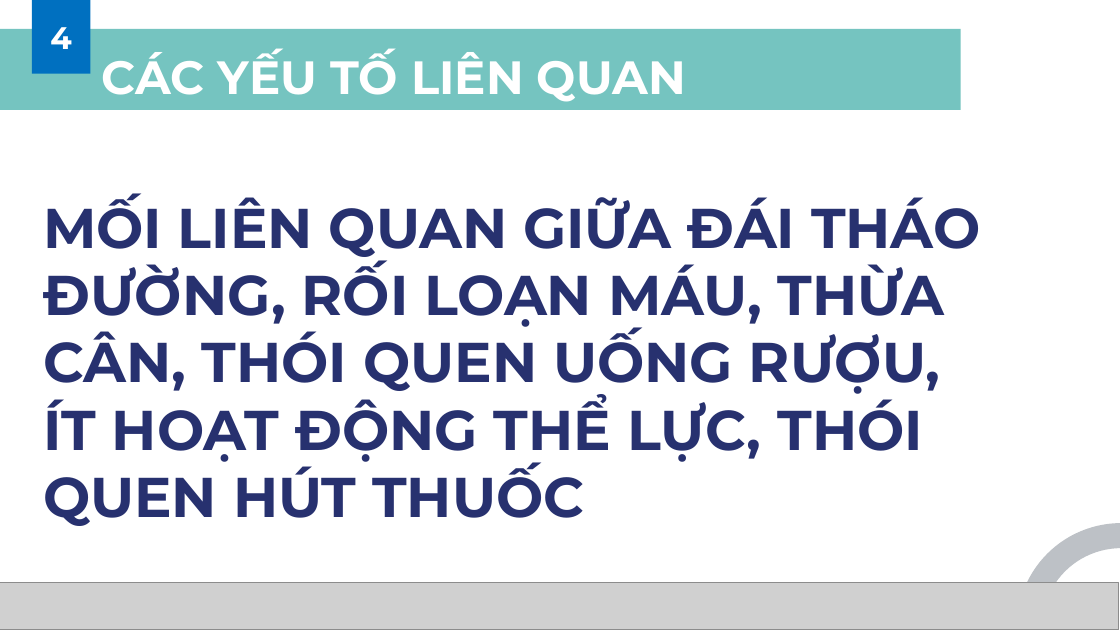
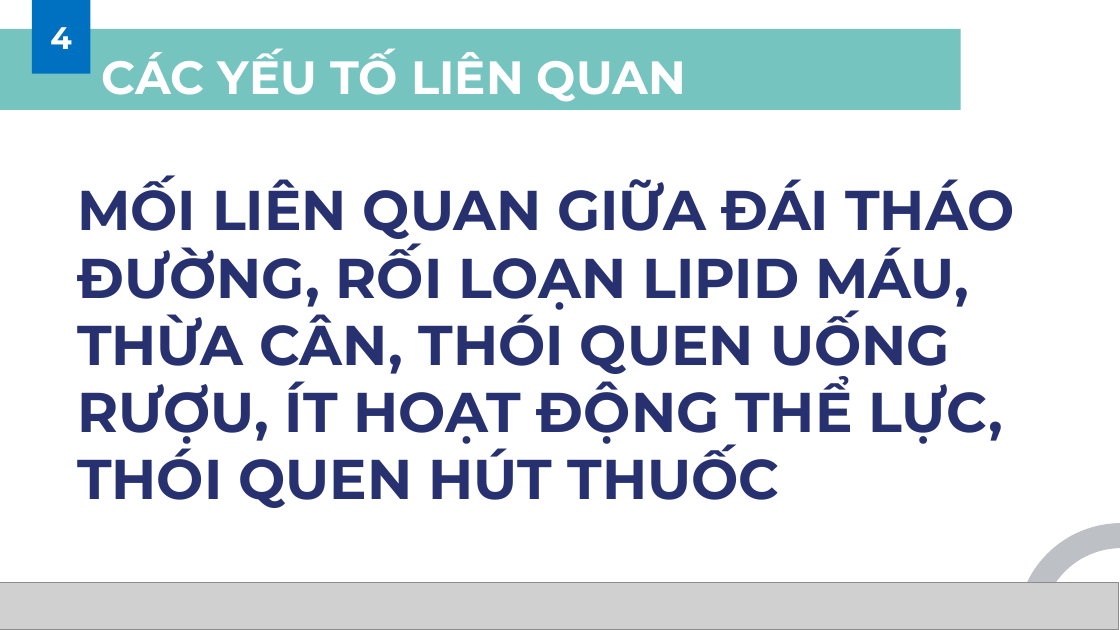
Before and after one commit to MedPocket/HPMUDocs-2021, a slide deck: slide 37 of Nghien-cuu-khoa-hoc/Nhom-4_K39C_Thuyet-trinh-NCKH.pptx (slide 34 before the commit). Drawn at 1120x630 pixels with LibreOffice and Linux fonts; fonts in the diff are those of the drawing; grey boxes stand for pictures; background and template pictures are left out. Boxes give left, top, right and bottom in pixels: in the first picture for what was removed or moved away, otherwise in the second. Text is boxed around its words. In the diff, an @@ line names an element or a change of style, - is before the commit and + after.

```diff
--- a/Nghien-cuu-khoa-hoc/Nhom-4_K39C_Thuyet-trinh-NCKH.pptx
+++ b/Nghien-cuu-khoa-hoc/Nhom-4_K39C_Thuyet-trinh-NCKH.pptx
@@ text at [77, 176, 1015, 508]: text changed @@
-MỐI LIÊN QUAN GIỮA ĐÁI THÁO ĐƯỜNG, RỐI LOẠN MÁU, THỪA CÂN, THÓI QUEN UỐNG RƯỢU, ÍT HOẠT ĐỘNG THỂ LỰC, THÓI QUEN HÚT THUỐC
+MỐI LIÊN QUAN GIỮA ĐÁI THÁO ĐƯỜNG, RỐI LOẠN LIPID MÁU, THỪA CÂN, THÓI QUEN UỐNG RƯỢU, ÍT HOẠT ĐỘNG THỂ LỰC, THÓI QUEN HÚT THUỐC
```
Also in this commit, not shown: 5 other slides changed, 5 slides added, 1 slide removed, 1 other file.
